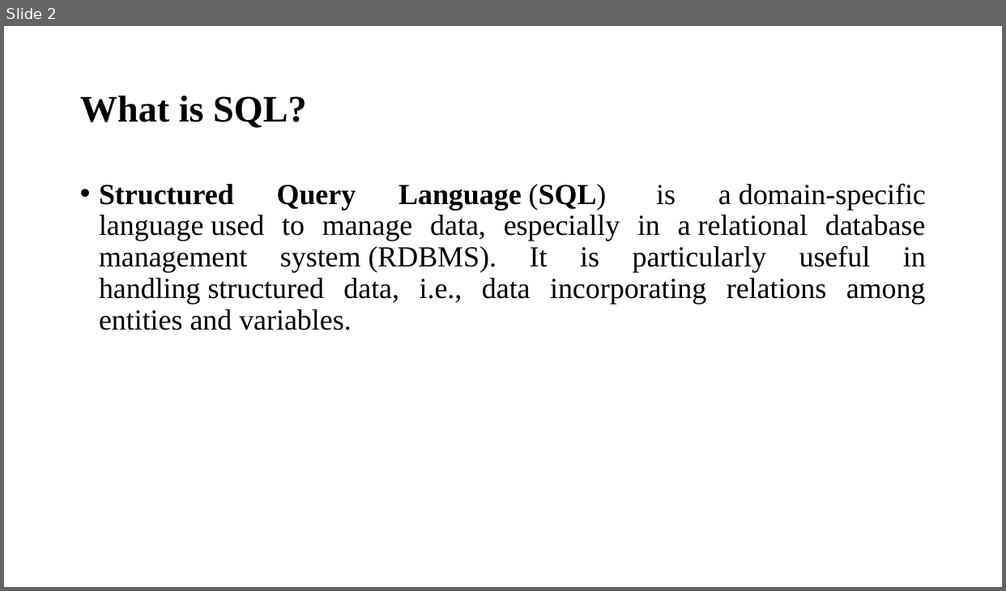
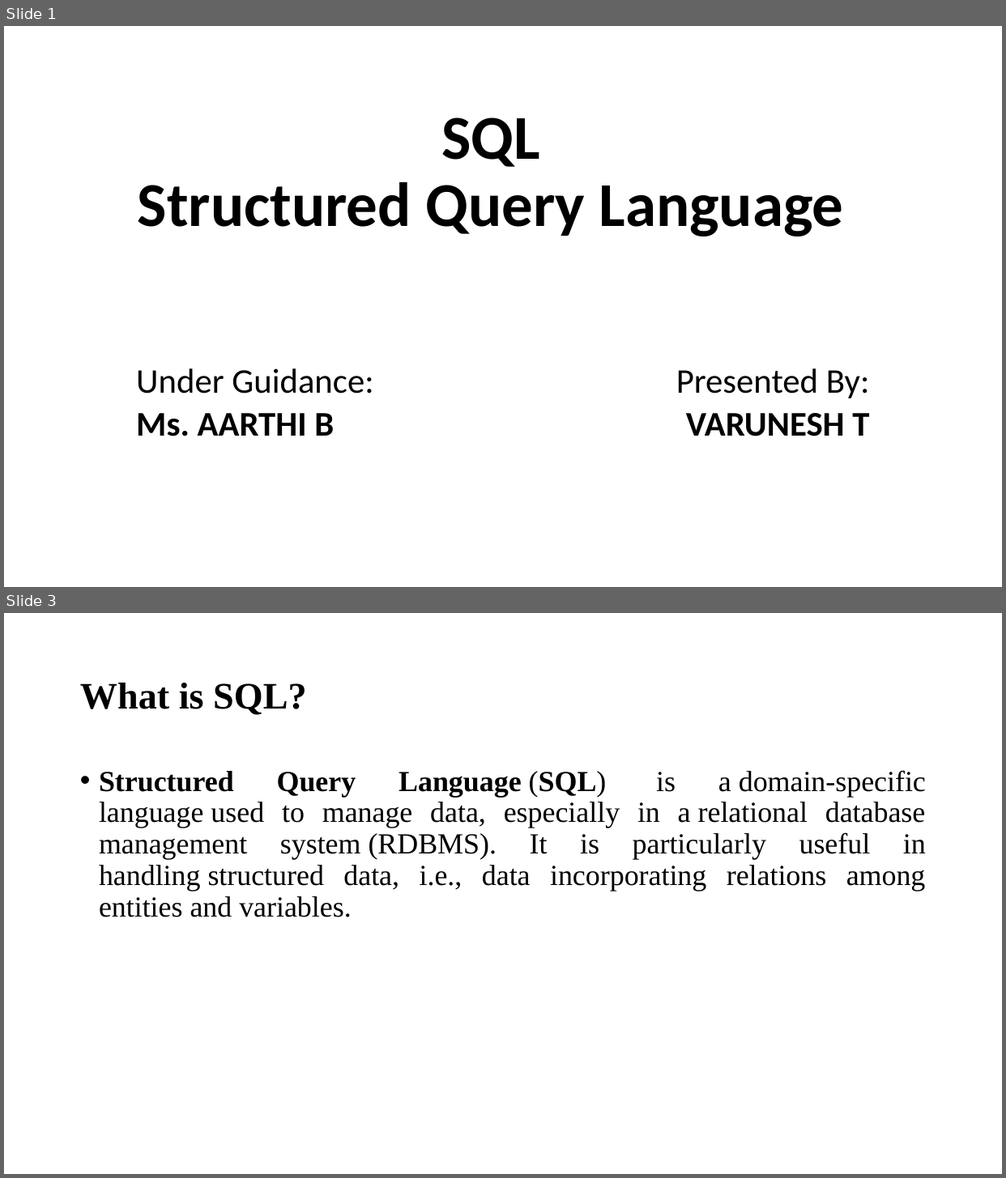
Before and after one commit to varunesharasu/MySQL, a slide deck: Project/ppt.pptx. Shown one above the other, each under a label of ours: slide 2 before the commit, slides 1 and 3 after it; the slides between them are not shown. The pictures are 1006x591 and 1006x1178 pixels, drawn with LibreOffice and Linux fonts; fonts in the diff are those of the drawing. Boxes give left, top, right and bottom in pixels: in the first picture for what was removed or moved away, otherwise in the second. Text is boxed around its words. In the diff, an @@ line names an element or a change of style, - is before the commit and + after.

```diff
--- a/Project/ppt.pptx
+++ b/Project/ppt.pptx
@@ slide 1 added at [4, 26, 1002, 587], background #FFFFFF @@
@@ title added at [138, 118, 844, 237], 60 pt, text #000000, bold @@
+SQL
+Structured Query Language
@@ subtitle added at [136, 369, 870, 437], 33.3 pt, text #000000 @@
+Under Guidance:
+Ms. AARTHI B
+Presented By:
+VARUNESH T
@@ what was slide 2 is now slide 3 @@
```
Also in this commit, not shown: 1 other slide added, 1 slide removed.
